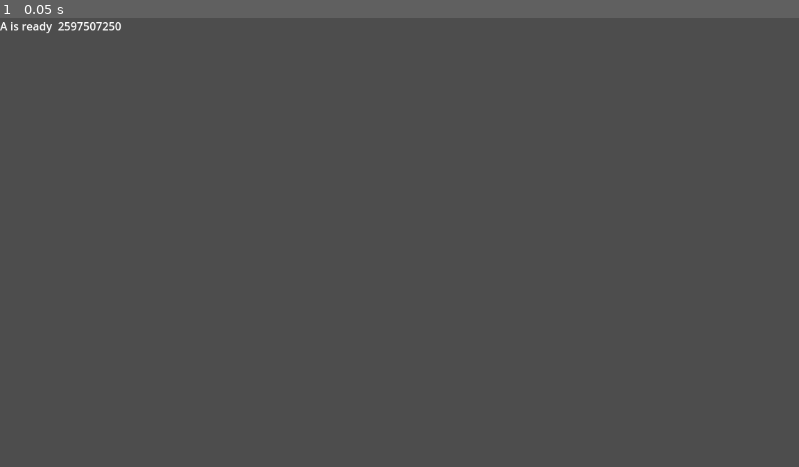
Above: before the commit, frame 1.
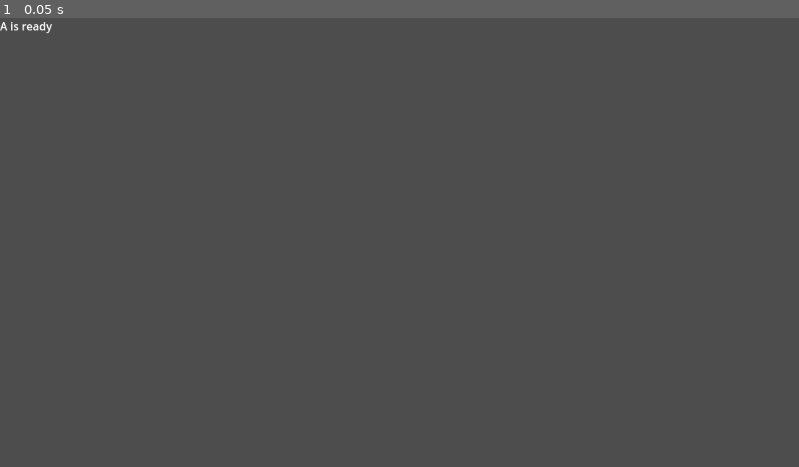
Above: after the commit, the same moment.

Repository: Rito13/GDScript-Interfaces-addon
Game: Godot game, scene res://test1.tscn
Two runs of this game, one before a commit and one after it. Both use one fixed random seed, a clock stepped at 60 frames per second and the inputs below.
Inputs:
- Up to frame 1 (0.05 s): no input

The runs differ from the first frame. In frame 1, less than 0.1% of the frame differs, in the area x 7-16%, y 0-3%.
Error after the commit: Invalid type in function 'use' in base 'Node (main.gd)'. The Object-derived class of argument 1 (Label (A)) is not a subclass of the expected argument class. (…

Commit message:
Interface static typing
Made static typing readd properly, but still this changes do not show in the editor and are discarded.

Diff:
--- a/main.gd
+++ b/main.gd
@@ -3,11 +3,11 @@
 var test : I6 # comment
 @export var s : A.SubR
 
-func use(i  ,_b:='lol'):
+func use(i:I,_b:='lol'):
 	i.foo()
 	i.bar(randi())
 
-## the argument i of type : 	I4  is ver important
+## the argument i of type: 	I4  is ver important
 
 func _ready() -> void:
 	var a := A.new()
Not shown, changed: addons/gdscript-interfaces/gdscript-interfaces.gd
